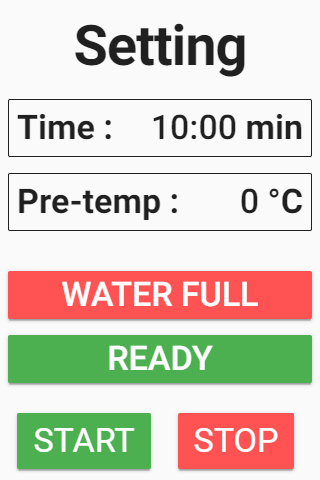
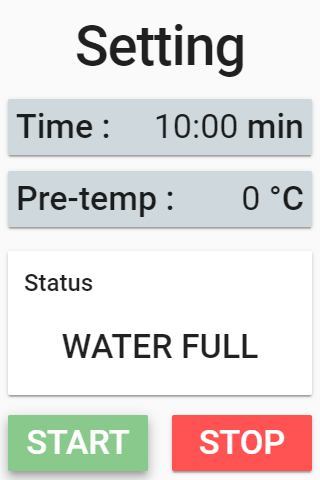
Layer changes from the first 320×480 image to the second:
added layer "Layer 6" above "Layer 5" over [0, 23, 315, 480]
hid "Layer 1", painted on it over [0, 23, 315, 480]
